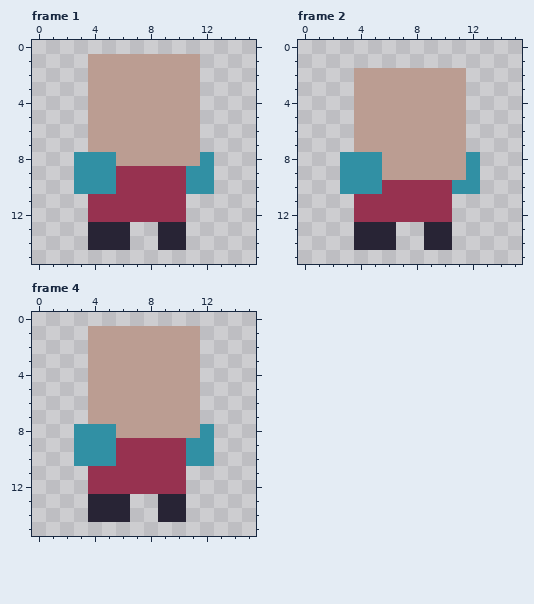
Two states of a pixel-art file, assets/player.aseprite. Above is the file before it was changed.
16x16 pixels, 4 frames. Shown: frame 1, frame 2, frame 4. The commit also changed other frames, which this record leaves out.
Once edited:
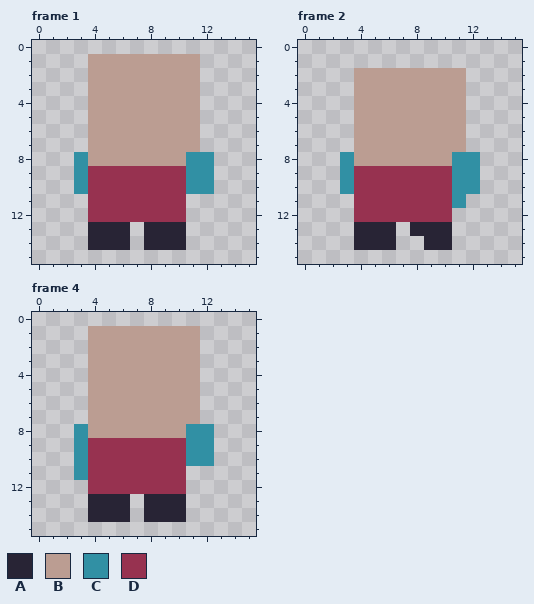
Palette (. is transparent): A #282435  B #bb9d92  C #3190a4  D #973250
Message: Fixing player move anims
What changed:
layer "Walking Y" added
Frame 1, layer "Walking Y":
y 8: x 4..5 CC -> BB; x 11 B -> C
y 9..10: x 4..5 CC -> DD
y 13..14: x 8 . -> A
Frame 2, layer "Walking Y":
y 8: x 4..5 CC -> BB; x 11 B -> C
y 9: x 4..11 CCBBBBBB -> DDDDDDDC
y 10: x 4..5 CC -> DD
y 11: x 11 . -> C
y 13: x 8 . -> A
Frame 4, layer "Walking Y":
y 8: x 4..5 CC -> BB; x 11 B -> C
y 9..10: x 4..5 CC -> DD
y 11: x 3 . -> C
y 13..14: x 8 . -> A
